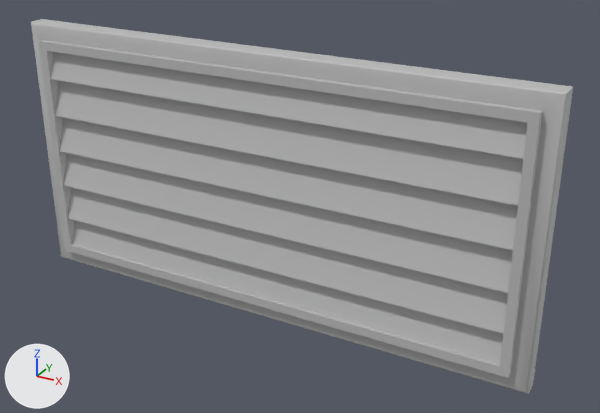
Renders of the FBX model DrBounce-UnityProject/Assets/Art/Models/Environment/Vent_Wall_Open.fbx from each side of a commit.
One viewpoint serves both versions: a 50 mm lens placed at (3.63, -3.52, 2.44), pointed at (1.75, -0.09, 0.73). The lights are fixed; the arrows at lower left show +X, +Y and +Z. Where no turn or scale is listed for an object, it has been applied to the vertices.

Objects in the first picture: 'Vent_Wall_Open'.
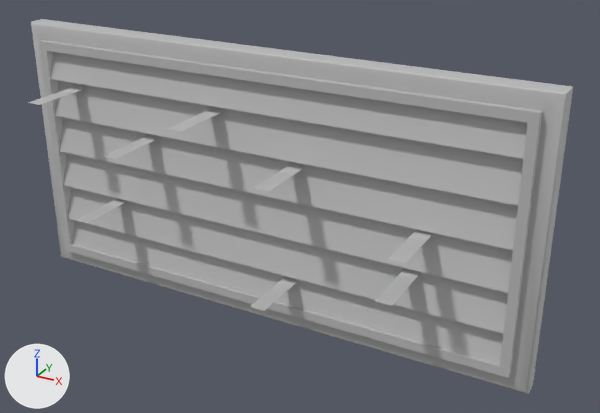
The change, as JSON lines over the scene's bpy script:
```json
{"op": "add", "block": "mat_lambert2", "code": ["mat_lambert2 = principled_material('lambert2')", "mat_lambert2.base_color = (0.5, 0.5, 0.5)  # grey #bcbcbc"]}
{"block": "me_mesh", "where": "# used by ob_vent_wall_open; location = (0.0, 0.0, 0.0)"}
{"op": "remove", "block": "me_mesh", "code": "me_mesh.from_pydata(...)  # 80 vertices, 65 faces; spans x 0.0..3.0, y -0.13..0.0, z 0.0..1.5"}
{"op": "add", "block": "me_mesh", "code": "me_mesh.from_pydata(...)  # 160 vertices, 97 faces; spans x 0.0..3.0, y -0.44..0.0, z 0.0..1.5"}
{"block": "me_mesh", "change": "me_mesh part 1"}
{"block": "me_mesh", "change": "32 vertices are added at x 0.26..2.47, y -0.44..-0.21, z 0.28..1.16"}
{"block": "me_mesh", "change": "32 new vertices lie (0.0, 0.12, 0.0) away from vertices in x 0.26..2.47, y -0.44..-0.21, z 0.28..1.16"}
{"block": "me_mesh", "change": "16 new vertices lie (0.0, 0.03, 0.11) away from vertices in x 0.26..2.47, y -0.09, z 0.28..1.16"}
{"block": "me_mesh", "change": "32 new faces join them, mat_lambert1 (grey #bcbcbc)"}
{"op": "add", "block": "me_mesh", "code": "me_mesh.materials.append(mat_lambert2)  # grey #bcbcbc"}
```

Boxes [x1, y1, x2, y2] around the edits, measured in the pictures (600 x 413 px):
```json
{"object": "Vent_Wall_Open", "change": "reshaped", "before": [31, 19, 573, 394], "after": [28, 19, 573, 394]}
{"part": 1, "of": "me_mesh", "change": "added", "after": [28, 83, 433, 311]}
```
